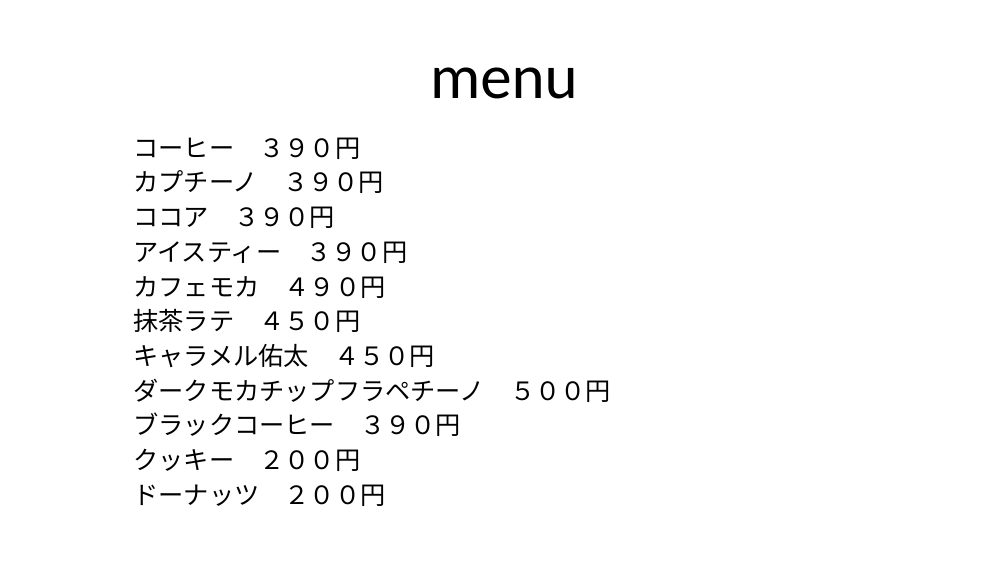
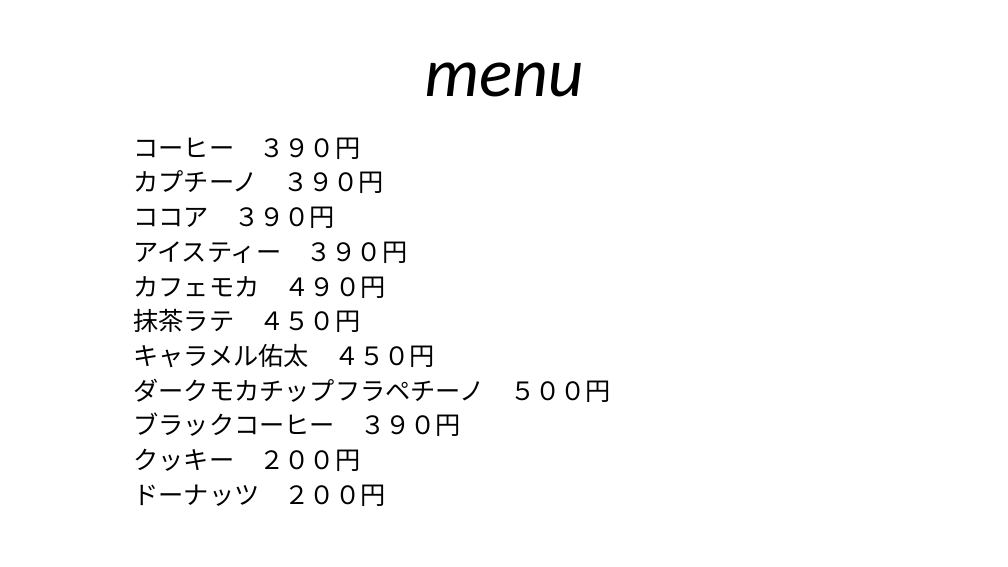
Before and after one commit to yuta-ebara/it2-class01-idehara, a slide deck: slide 1 of cafe-yuta-ebara/メニュー.pptx. Drawn at 1008x567 pixels with LibreOffice and Linux fonts; fonts in the diff are those of the drawing. Boxes give left, top, right and bottom in pixels: in the first picture for what was removed or moved away, otherwise in the second. Text is boxed around its words. In the diff, an @@ line names an element or a change of style, - is before the commit and + after.

```diff
--- a/cafe-yuta-ebara/メニュー.pptx
+++ b/cafe-yuta-ebara/メニュー.pptx
@@ title "menu" at [424,62,583,97]: size 60 to 66 pt, italic on @@
```
